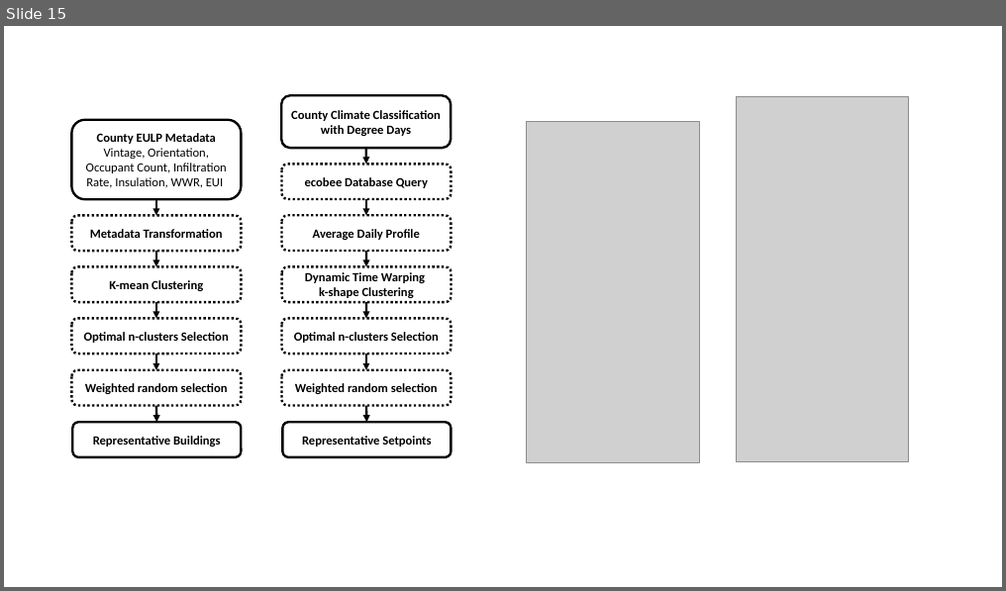
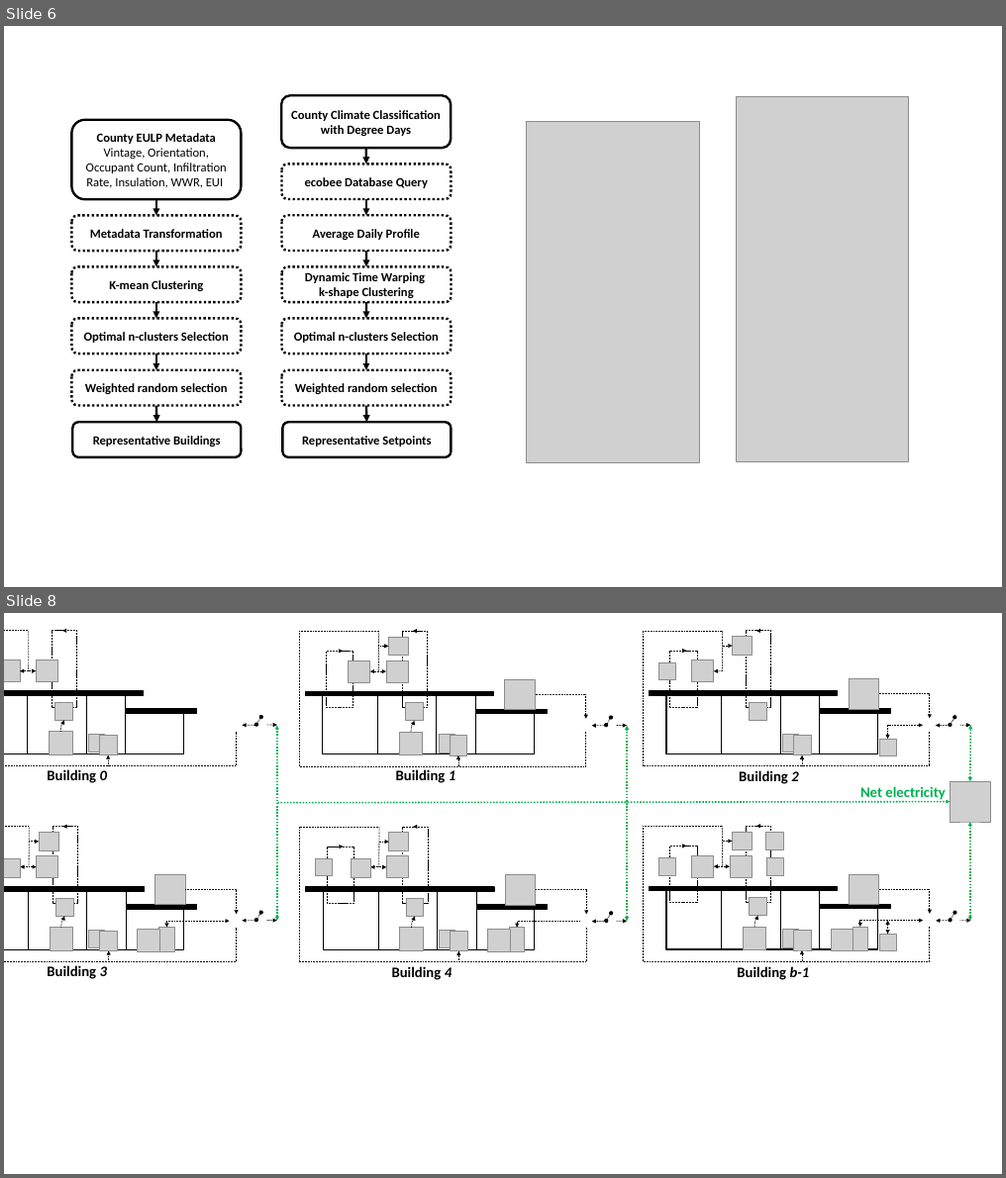
Before and after one commit to intelligent-environments-lab/CityLearn, a slide deck: assets/images/citylearn_systems.pptx. Shown one above the other, each under a label of ours: slide 15 before the commit, slides 6 and 8 after it; the slides between them are not shown. The pictures are 1006x591 and 1006x1178 pixels, drawn with LibreOffice and Linux fonts; fonts in the diff are those of the drawing; grey boxes stand for pictures; background and template pictures are left out. Boxes give left, top, right and bottom in pixels: in the first picture for what was removed or moved away, otherwise in the second. Text is boxed around its words. In the diff, an @@ line names an element or a change of style, - is before the commit and + after.

```diff
--- a/assets/images/citylearn_systems.pptx
+++ b/assets/images/citylearn_systems.pptx
@@ slide 8 added at bbox=[4, 613, 1002, 1174], background #FFFFFF @@
@@ group added at bbox=[4, 631, 277, 765]: 6 rectangles, 6 pictures, 5 lines, 3 double arrows, 1 elbow arrow, 1 curved arrow, 1 arrow @@
@@ double arrow added from (277, 921) to (277, 725), #00B050 1.5 pt dashed @@
@@ group added at bbox=[299, 631, 627, 766]: 8 pictures, 7 rectangles, 6 lines, 3 double arrows, 3 arrows, 2 elbow arrows, 1 curved arrow @@
@@ double arrow added from (627, 922) to (627, 726), #00B050 1.5 pt dashed @@
@@ group added at bbox=[643, 631, 970, 766]: 8 pictures, 7 rectangles, 6 lines, 4 arrows, 2 elbow arrows, 2 double arrows, 1 elbow double arrow @@
@@ double arrow added from (970, 781) to (971, 725), #00B050 1.5 pt dashed @@
@@ text added at bbox=[47, 769, 107, 783], 14 pt, text #000000, bold @@
+Building 0
@@ text added at bbox=[396, 769, 455, 783], 14 pt, text #000000, bold @@
+Building 1
@@ text added at bbox=[739, 770, 798, 784], 14 pt, text #000000, bold @@
+Building 2
@@ text added at bbox=[860, 786, 944, 802], 14 pt, text #00B050, bold @@
+Net electricity
@@ picture added at bbox=[950, 781, 991, 822] @@
@@ arrow added from (277, 803) to (950, 802), #00B050 1.5 pt dashed @@
@@ double arrow added from (970, 921) to (970, 822), #00B050 1.5 pt dashed @@
@@ group added at bbox=[4, 827, 277, 961]: 10 pictures, 6 rectangles, 5 lines, 3 double arrows, 2 elbow arrows, 2 arrows, 1 elbow double arrow, 1 curved arrow @@
@@ group added at bbox=[300, 827, 627, 961]: 11 pictures, 7 rectangles, 6 lines, 3 elbow arrows, 3 double arrows, 3 arrows, 1 curved arrow @@
@@ group added at bbox=[643, 827, 971, 961]: 14 pictures, 7 rectangles, 6 lines, 4 double arrows, 3 arrows, 2 elbow arrows, 1 elbow double arrow, 1 curved arrow @@
@@ text added at bbox=[47, 965, 107, 979], 14 pt, text #000000, bold @@
+Building 3
@@ text added at bbox=[392, 966, 451, 980], 14 pt, text #000000, bold @@
+Building 4
@@ text added at bbox=[737, 966, 810, 980], 14 pt, text #000000, bold @@
+Building b-1
@@ what was slide 15 is now slide 6 @@
```
Also in this commit, not shown: 4 slides changed, 2 other slides added, 9 slides removed.
